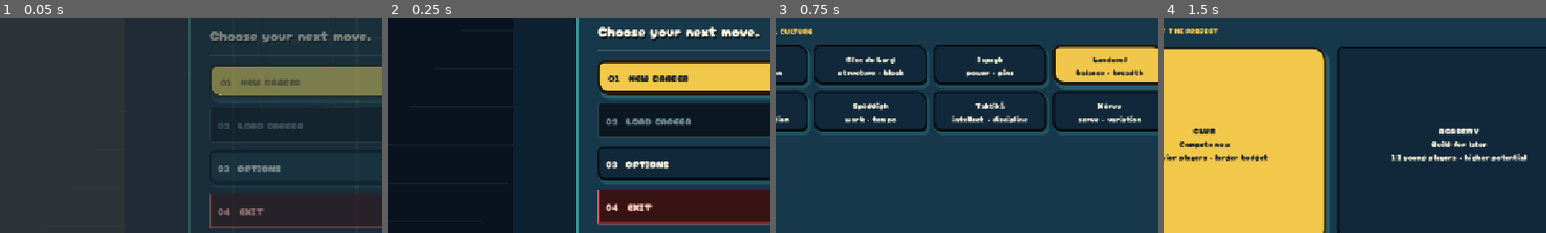
Above: before the commit, frames 1-4 (left to right).
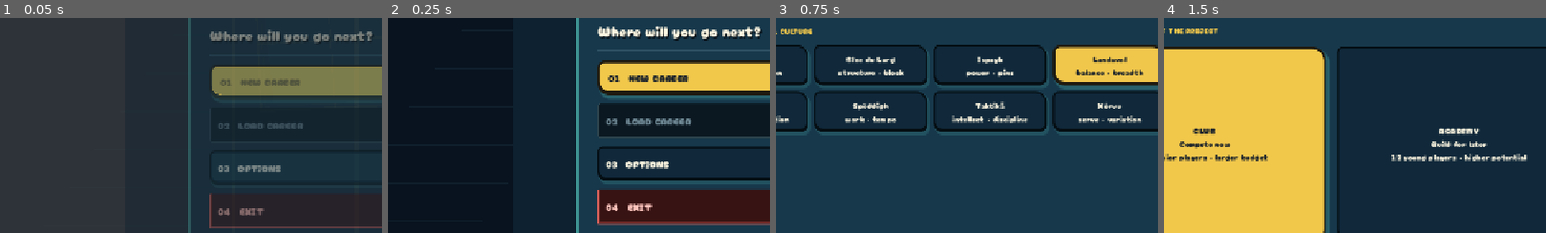
Above: after the commit, the same moments.

Repository: iracarranza/volley-world-manager
Game: Godot game, scene res://scenes/application.tscn
Two runs of this game, one before a commit and one after it. Both use one fixed random seed, a clock stepped at 60 frames per second and the inputs below.
Inputs:
- Up to frame 1 (0.05 s): no input
- Up to frame 2 (0.25 s): no input
- Up to frame 3 (0.75 s): click "01 NEW CAREER" at 0.5 s
- Up to frame 4 (1.5 s): click "Continue" at 1.25 s
The pictures show only the part of the screen within x 40-90%, y 28-78%; the shares and areas given below are measured in that part.

The runs differ from the first frame. In frame 1, 0.9% of the frame differs, in the area x 55-98%, y 5-12%; in frame 2, 1.5%, in the area x 54-98%, y 3-11%; in frame 3, nothing differs; in frame 4, nothing differs.

Commit message:
Title reads "Where will you go next?", and capture both themes
Also restores both preview harnesses to their dark-theme defaults after
the light pass, so the next person running them gets what the constants
say they get.

Co-Authored-By: Claude Opus 5 <noreply@anthropic.com>
Claude-Session: https://claude.ai/code/session_0197KZ6RDwTpMdR7xHdkkPxn

Diff:
--- a/scenes/screens/title_screen.tscn
+++ b/scenes/screens/title_screen.tscn
@@ -188,7 +188,7 @@
 [node name="MenuTitle" type="Label" parent="Content/Columns/MenuPanel/MenuMargin/Menu" unique_id=682887669]
 layout_mode = 2
 theme_override_font_sizes/font_size = 25
-text = "Choose your next move."
+text = "Where will you go next?"
 
 [node name="MenuRule" type="HSeparator" parent="Content/Columns/MenuPanel/MenuMargin/Menu" unique_id=1299074118]
 layout_mode = 2
